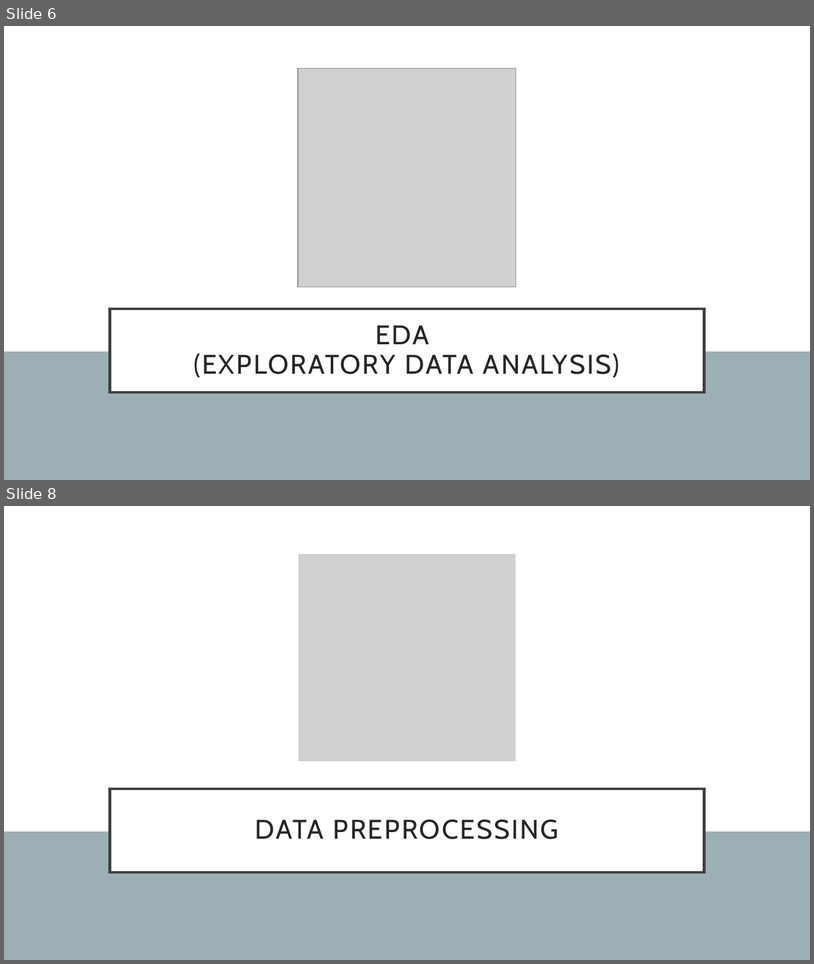
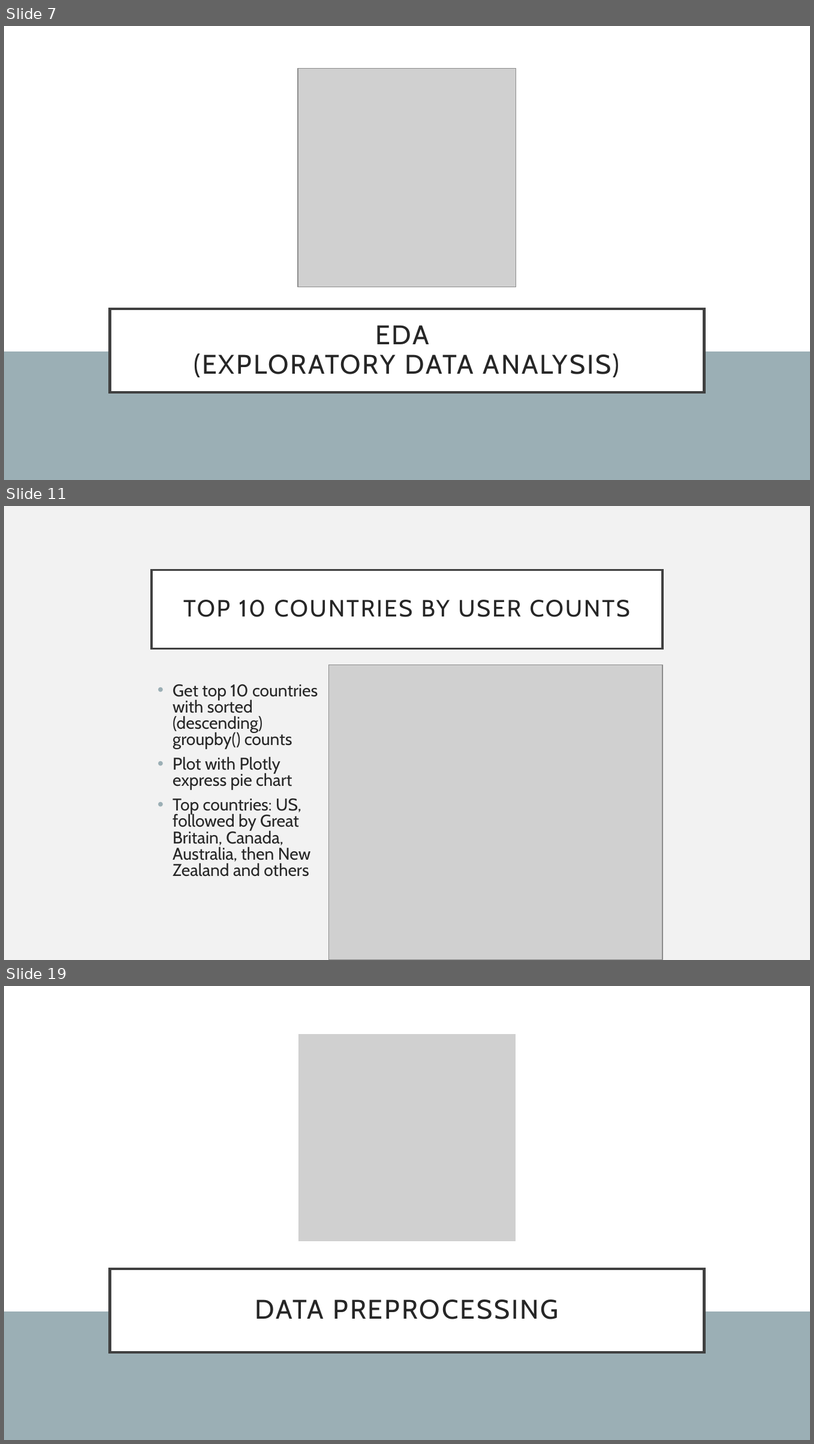
Before and after one commit to chelseanbr/aih-eda-modeling, a slide deck: aih-sl-tutorial.pptx. Shown one above the other, each under a label of ours: slides 6 and 8 before the commit, slides 7, 11 and 19 after it; the slides between them are not shown. The pictures are 814x964 and 814x1444 pixels, drawn with LibreOffice and Linux fonts; fonts in the diff are those of the drawing; grey boxes stand for pictures. Boxes give left, top, right and bottom in pixels: in the first picture for what was removed or moved away, otherwise in the second. Text is boxed around its words. In the diff, an @@ line names an element or a change of style, - is before the commit and + after.

```diff
--- a/aih-sl-tutorial.pptx
+++ b/aih-sl-tutorial.pptx
@@ slide 11 added at (x1=4, y1=506, x2=810, y2=960), background #F2F2F2 @@
@@ title added at (x1=152, y1=570, x2=663, y2=648), fill #FFFFFF, outline #404040 2.5 pt, 28 pt, text #262626 @@
+TOP 10 COUNTRIES BY USER COUNTS
@@ picture added at (x1=329, y1=664, x2=663, y2=960) @@
@@ text added at (x1=173, y1=684, x2=318, y2=876), 20.1 pt, text #262626 @@
+• Get top 10 countries with sorted (descending) groupby() counts
+• Plot with Plotly express pie chart
+• Top countries: US, followed by Great Britain, Canada, Australia, then New Zealand and others
@@ what was slide 6 is now slide 7 @@
@@ what was slide 8 is now slide 19 @@
```
Also in this commit, not shown: 2 slides changed, 11 other slides added, 1 slide removed, 1 other file.
